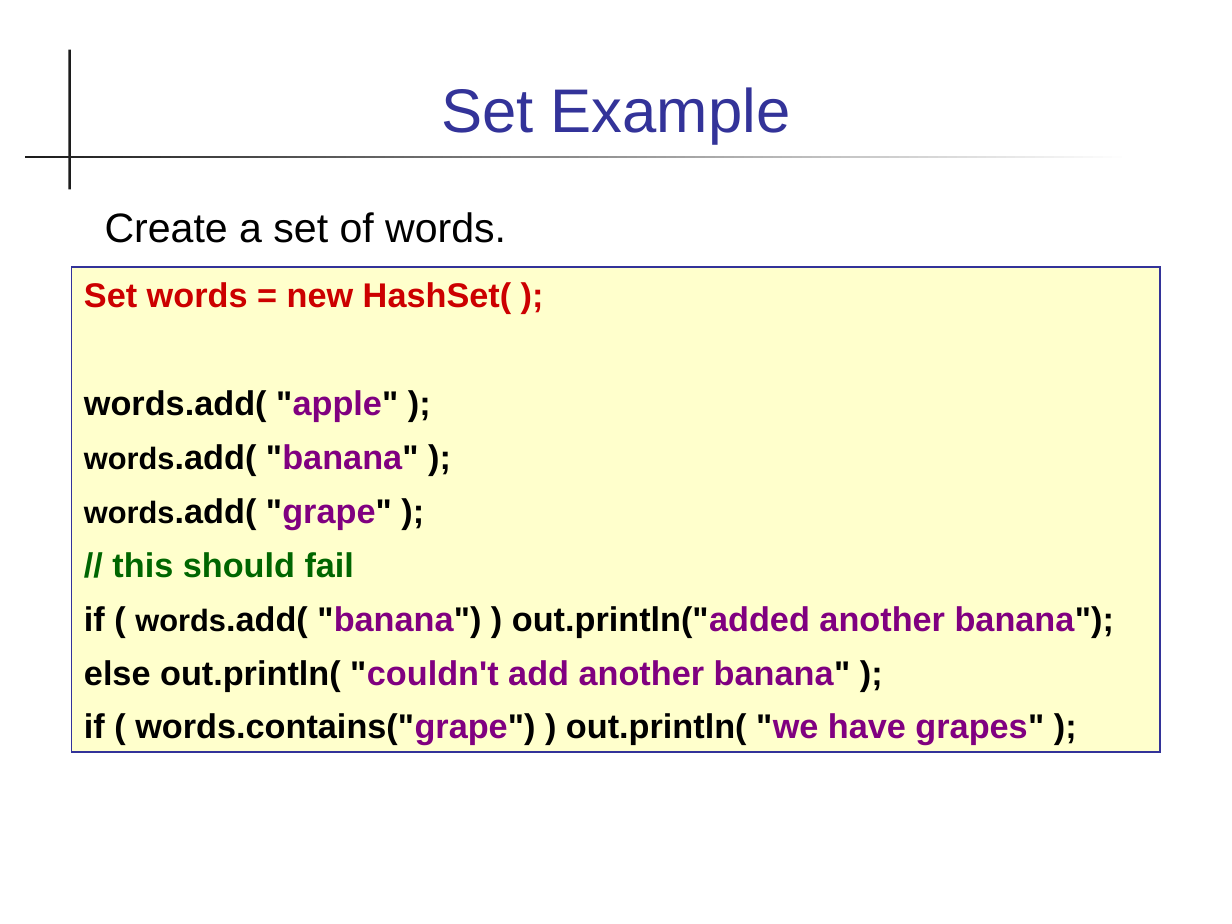
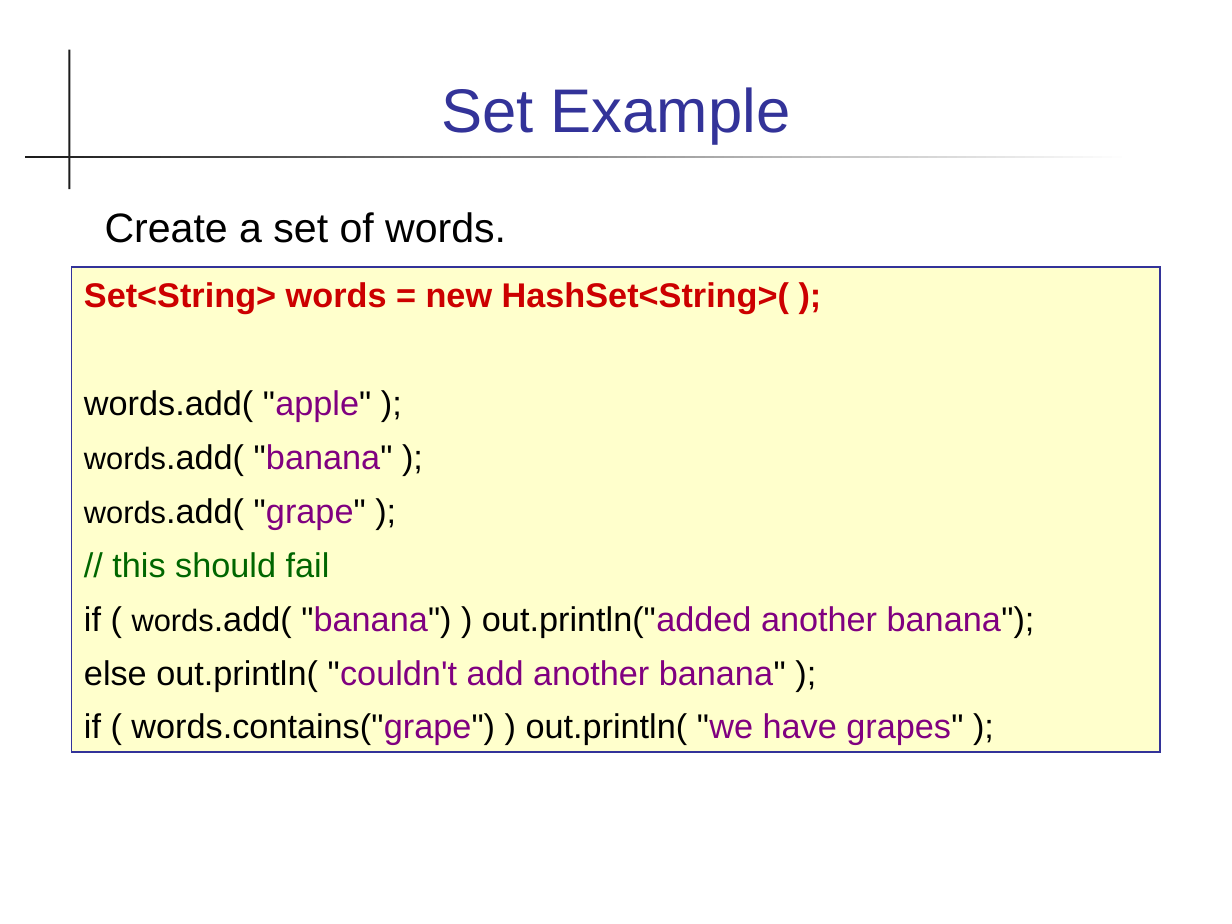
Before and after one commit to skeoop/skeoop.github.io, a slide deck: slide 16 of collections/Collections.ppt (slide 18 before the commit). Drawn at 1232x924 pixels with LibreOffice and Linux fonts; fonts in the diff are those of the drawing. Boxes give left, top, right and bottom in pixels: in the first picture for what was removed or moved away, otherwise in the second. Text is boxed around its words. In the diff, an @@ line names an element or a change of style, - is before the commit and + after.

```diff
--- a/collections/Collections.ppt
+++ b/collections/Collections.ppt
@@ text in rectangle at (x1=84, y1=282, x2=789, y2=313): text changed @@
-Set words = new HashSet( );
+Set<String> words = new HashSet<String>( );
@@ text in rectangle at (x1=84, y1=390, x2=1035, y2=745): bold off in "words.add( "apple" );", "words.add( "banana" );", "words.add( "grape" );", "// this should fail" and 3 more places @@
```
Also in this commit, not shown: 17 other slides changed, 7 slides removed, 9 other files.
